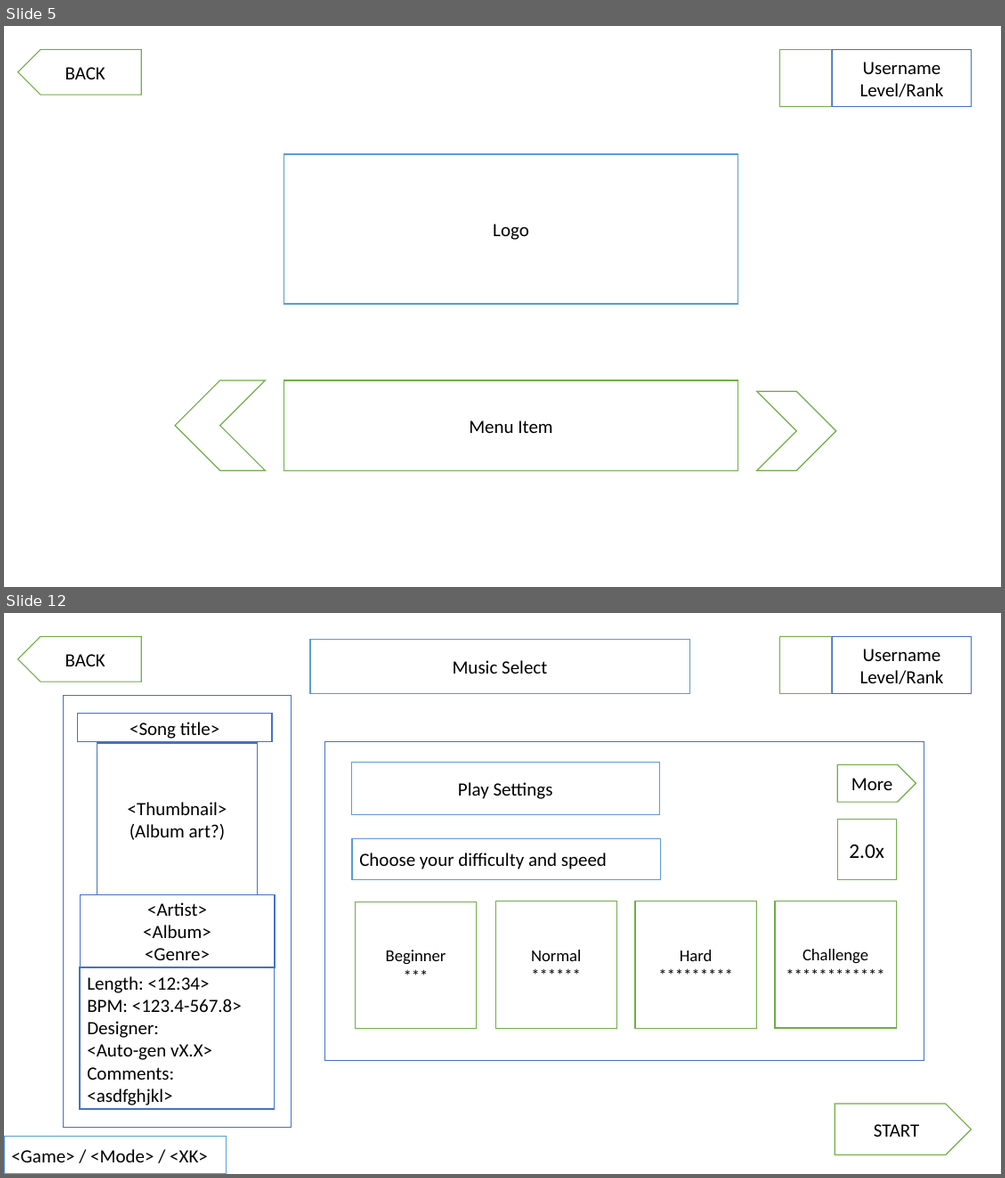
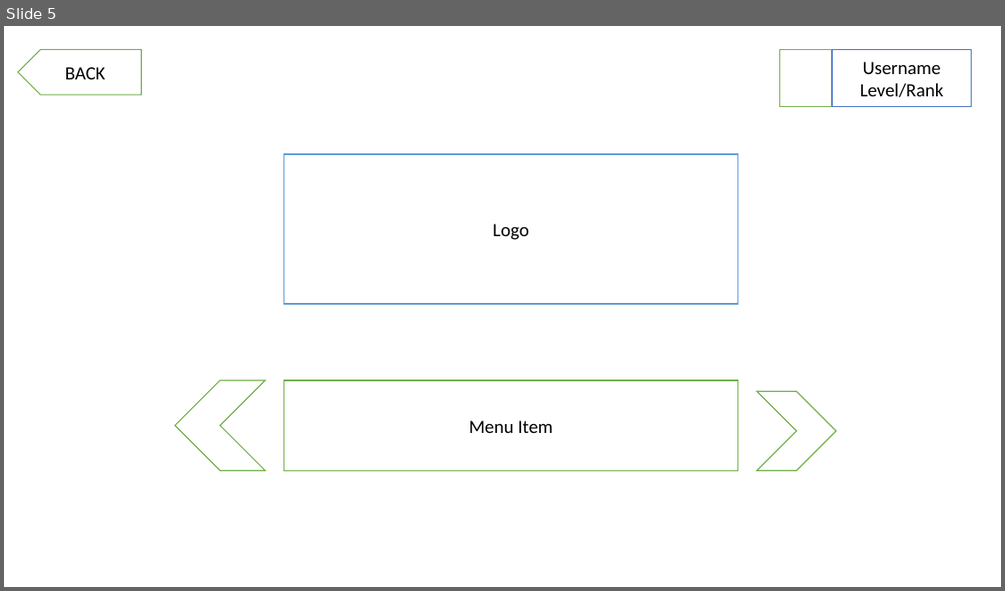
Before and after one commit to Ikeiwa/beats2, a slide deck: beats2/Docs/Beats2 - Design Spec.pptx. Shown one above the other, each under a label of ours: slides 5 and 12 before the commit, slide 5 after it; the slides between them are not shown. The pictures are 1005x1178 and 1005x591 pixels, drawn with LibreOffice and Linux fonts; fonts in the diff are those of the drawing. Boxes give left, top, right and bottom in pixels: in the first picture for what was removed or moved away, otherwise in the second. Text is boxed around its words. In the diff, an @@ line names an element or a change of style, - is before the commit and + after.

```diff
--- a/beats2/Docs/Beats2 - Design Spec.pptx
+++ b/beats2/Docs/Beats2 - Design Spec.pptx
@@ slide 12 removed at <box>4,613,1001,1174</box>, background #FFFFFF @@
@@ pentagon arrow removed at <box>18,636,142,681</box> @@
-BACK
@@ rectangle removed at <box>310,639,689,694</box> @@
-Music Select
@@ rectangle removed at <box>780,636,832,693</box> @@
@@ rectangle removed at <box>833,636,971,693</box> @@
-Username
-Level/Rank
@@ rectangle removed at <box>63,695,291,1127</box> @@
@@ rectangle removed at <box>77,714,272,742</box> @@
-<Song title>
@@ rectangle removed at <box>97,743,258,896</box> @@
-<Thumbnail>
-(Album art?)
@@ rectangle removed at <box>325,742,924,1061</box> @@
@@ rectangle removed at <box>351,762,659,814</box> @@
-Play Settings
@@ pentagon arrow removed at <box>838,765,916,803</box> @@
-More
@@ rectangle removed at <box>838,819,896,880</box> @@
-2.0x
@@ rectangle removed at <box>352,839,660,880</box> @@
-Choose your difficulty and speed
@@ rectangle removed at <box>80,895,274,967</box> @@
-<Artist>
-<Album>
-<Genre>
@@ rectangle removed at <box>356,901,477,1029</box> @@
-Beginner
-***
@@ rectangle removed at <box>495,900,616,1028</box> @@
-Normal
-******
@@ rectangle removed at <box>635,900,756,1028</box> @@
-Hard
-*********
@@ rectangle removed at <box>775,900,896,1028</box> @@
-Challenge
-************
@@ rectangle removed at <box>80,967,274,1109</box> @@
-Length: <12:34>
-BPM: <123.4-567.8>
-Designer:
-<Auto-gen vX.X>
-Comments:
-<asdfghjkl>
@@ pentagon arrow removed at <box>834,1103,971,1155</box> @@
-START
@@ rectangle removed at <box>4,1136,226,1174</box> @@
-<Game> / <Mode> / <XK>
```
Also in this commit, not shown: 18 slides changed, 5 other slides removed, 7 other files.
